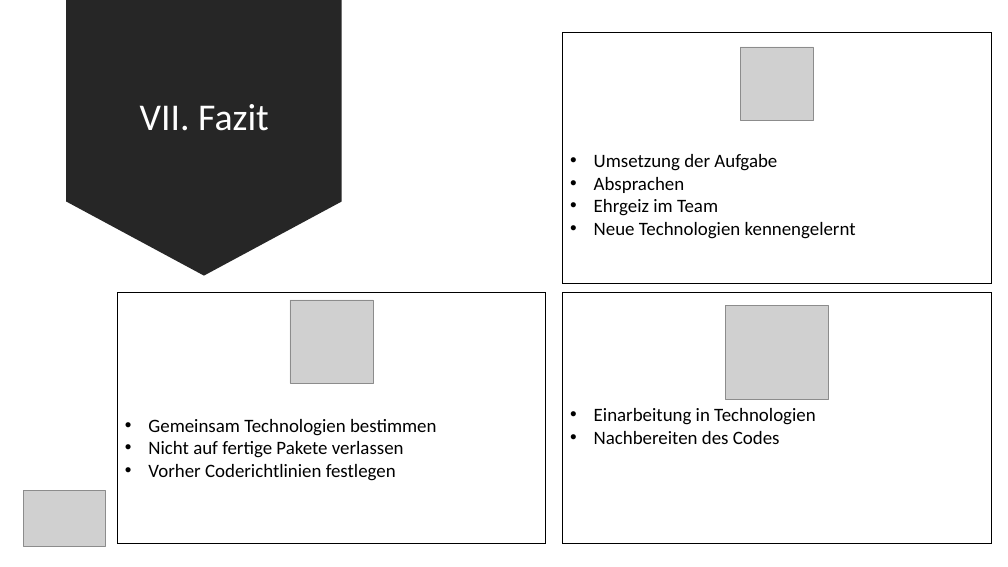
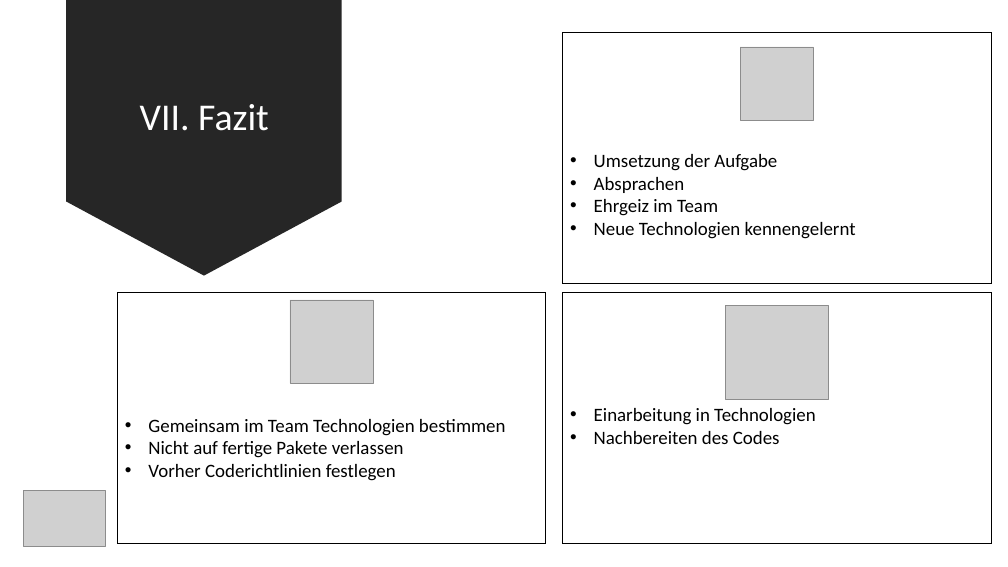
Before and after one commit to ArianMoser/StreamTogether, a slide deck: slide 14 of presentation/StreamTogether.pptx. Drawn at 1008x567 pixels with LibreOffice and Linux fonts; fonts in the diff are those of the drawing; grey boxes stand for pictures. Boxes give left, top, right and bottom in pixels: in the first picture for what was removed or moved away, otherwise in the second. Text is boxed around its words. In the diff, an @@ line names an element or a change of style, - is before the commit and + after.

```diff
--- a/presentation/StreamTogether.pptx
+++ b/presentation/StreamTogether.pptx
@@ text at <box>148,419,506,436</box>: text changed @@
-• Gemeinsam Technologien bestimmen
+• Gemeinsam im Team Technologien bestimmen
```
Also in this commit, not shown: 5 other slides changed, 2 other files.
